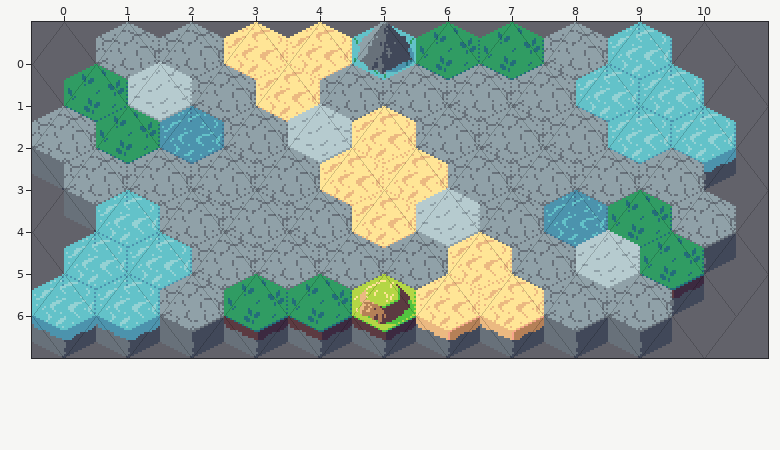
Level history. Tiled map (JSON): src/maps/map2.json. Above, as it was before the edit.
Cells are 32x42 px. Every second row is shifted by half a cell. Shown: x 0..10, y 0..6.
Once edited:
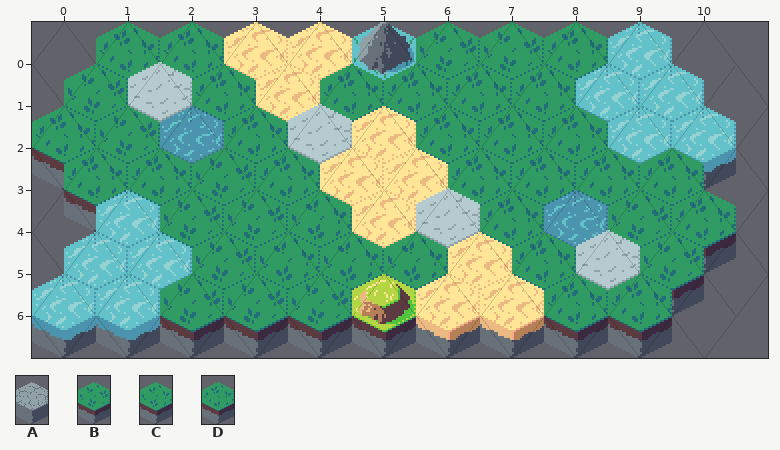
Key: from "Hex_v01_grid": A 0, B 2, C 11, D 20.
_ is an empty cell.
Diff:
Layer "base":
The edit turns tile A into tile B in row 3 at x 2; in row 4 at x 2 to 3; in rows 5 to 6 at x 2.
The edit turns tile A into tile C in row 4 at x 4; in row 5 at x 3 to 5.
The edit turns tile A into tile D in row 0 at x 1 to 2 and 8; in row 1 at x 2 and 4 to 7; in row 2 at x 0, 3 and 6 to 8; in row 3 at x 0 to 1, 3 and 6 to 9; in row 4 at x 7 and 10; in row 5 at x 7.
The edit turns tile A into tile D in row 6 at x 8 to 9.
